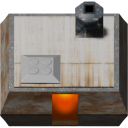
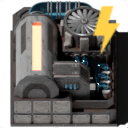
Before/after of a 128 × 128 layered artwork. What changed in the layer stack:
added layer "Ebene" above "electric-foundry.png" over [92, 5, 121, 57]
painted on "electric-foundry.png" over [0, 0, 128, 128]
